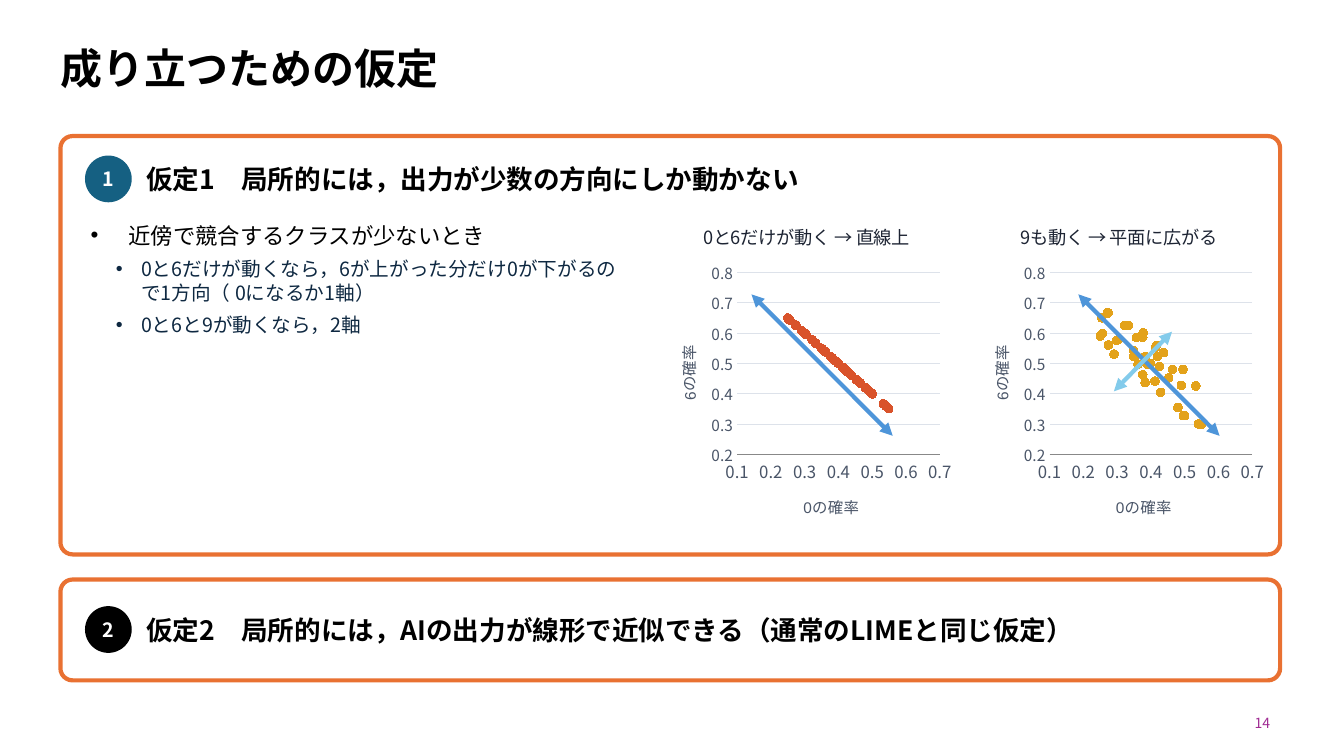
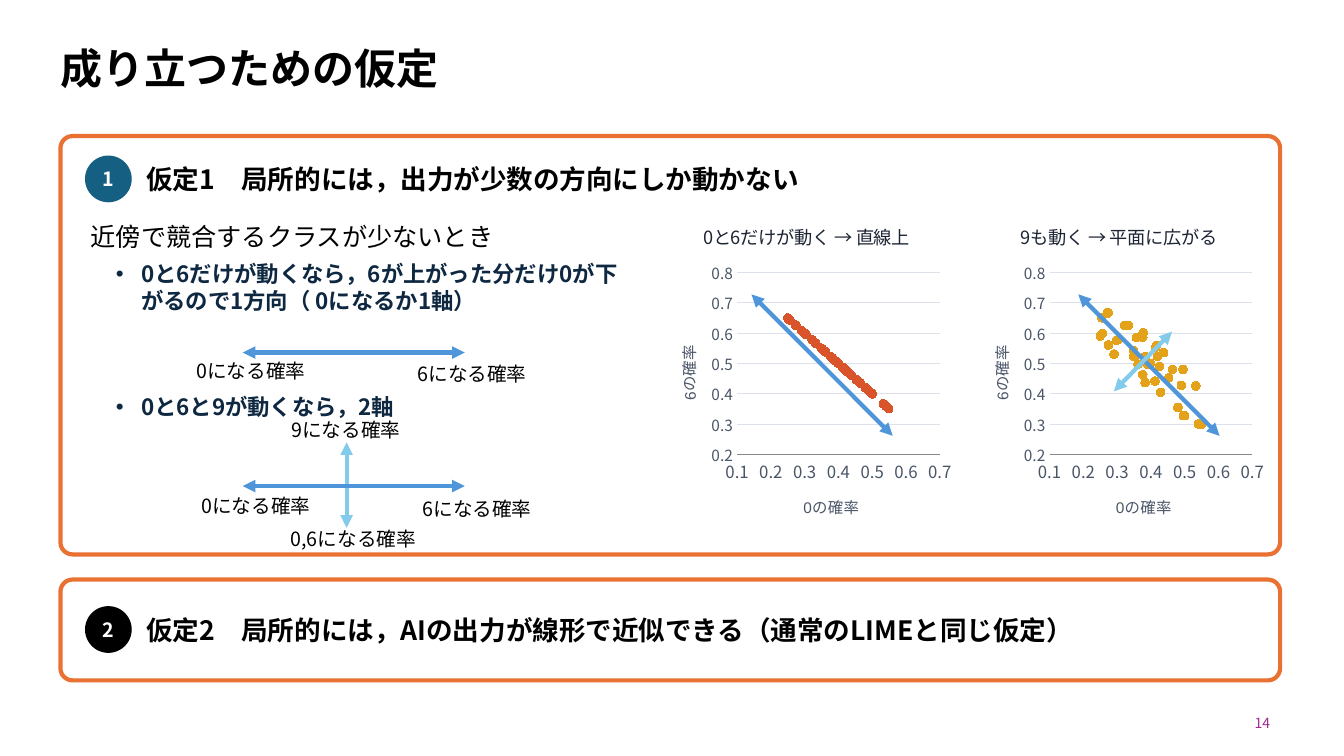
Before and after one commit to SoutaIkegame/Fisher_LIME, a slide deck: slide 14 of docs/seminar/2026-10-05_seminar.pptx. Drawn at 1344x756 pixels with LibreOffice and Linux fonts; fonts in the diff are those of the drawing. Boxes give left, top, right and bottom in pixels: in the first picture for what was removed or moved away, otherwise in the second. Text is boxed around its words. In the diff, an @@ line names an element or a change of style, - is before the commit and + after.

```diff
--- a/docs/seminar/2026-10-05_seminar.pptx
+++ b/docs/seminar/2026-10-05_seminar.pptx
@@ text "近傍で競合するクラスが少ないとき" at box(91, 224, 494, 418): size 16 to 18 pt in "近傍で競合するクラスが少ないとき"; size 14 to 16 pt, bold on in "0と6だけが動くなら，6が上がった分だけ0が下がるので1方向（ 0になるか1軸）", "0と6と9が動くなら，2軸"; bullet • to none @@
@@ text added at box(196, 358, 305, 380), 14 pt, text #000000 @@
+0になる確率
@@ double arrow added from (243, 353) to (465, 353), #4E95D9 3 pt @@
@@ text added at box(417, 364, 526, 383), 14 pt, text #000000 @@
+6になる確率
@@ text added at box(291, 417, 400, 439), 14 pt, text #000000 @@
+9になる確率
@@ double arrow added from (347, 528) to (347, 443), #83CBEB 3 pt @@
@@ text added at box(201, 496, 310, 515), 14 pt, text #000000 @@
+0になる確率
@@ double arrow added from (243, 486) to (465, 486), #4E95D9 3 pt @@
@@ text added at box(423, 499, 532, 518), 14 pt, text #000000 @@
+6になる確率
@@ text added at box(290, 526, 415, 550), 14 pt, text #000000 @@
+0,6になる確率
```
Also in this commit, not shown: 8 other slides changed, 1 slide added, 2 slides removed, 2 other files.
